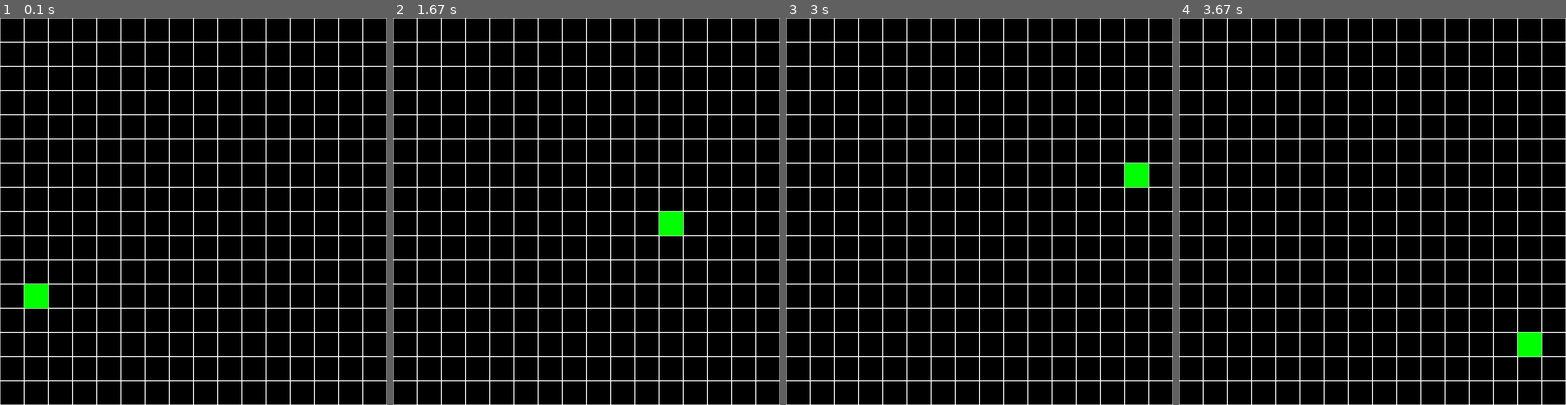
Above: before the commit, frames 1-4 (left to right).
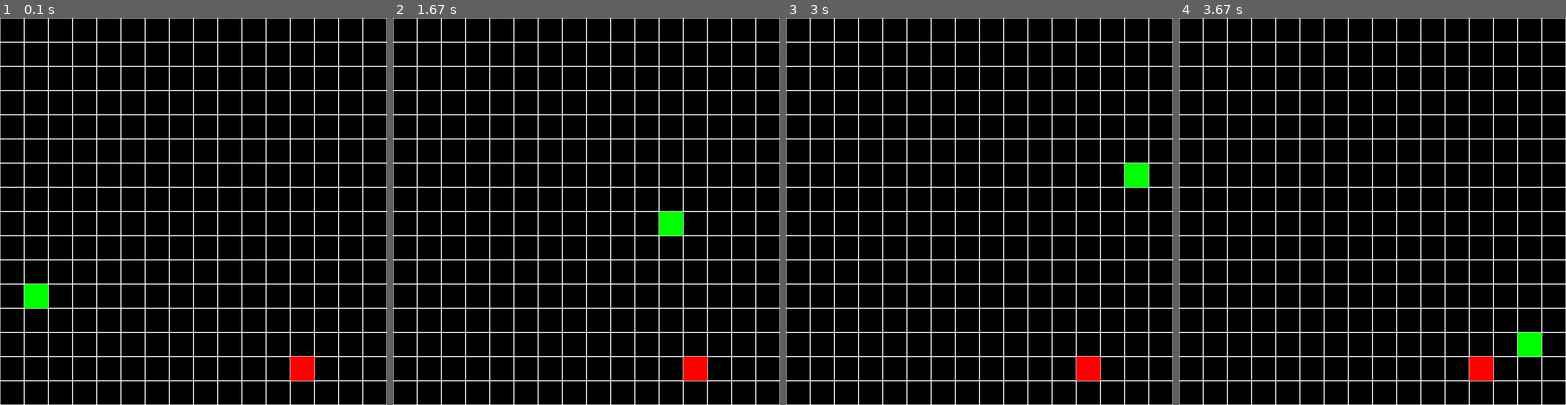
Above: after the commit, the same moments.

Repository: AlejandroFeriaGonzalez/snake-pygame
Game: pygame game, started from snake.py
Two runs of this game, one before a commit and one after it. Both use one fixed random seed, a clock stepped at 60 frames per second and the inputs below.
Inputs:
- Up to frame 1 (0.1 s): no input
- Up to frame 2 (1.67 s): hold Right 0.33-0.8 s; hold Up 0.83-1.13 s; hold Right 1.17-1.63 s
- Up to frame 3 (3 s): hold Up 1.67-2.2 s; hold Right 2.23-2.53 s; hold Down 2.57-2.97 s
- Up to frame 4 (3.67 s): no input

The runs differ from the first frame. In frame 1, 0.4% of the frame differs, in the area x 75-82%, y 87-94%; in frame 2, 0.4%; in frame 3, 0.4%; in frame 4, 0.4%.

Commit message:
juego base

Diff:
--- a/bloque.py
+++ b/bloque.py
@@ -1,5 +1,9 @@
 from collections import deque
+from random import randrange
 
+import pygame
+
+import manzana
 from constantes import *
 
 
@@ -15,7 +19,7 @@
         self.rect.topleft = mapa[(self.posicion[0], self.posicion[1])]
 
         self.cuerpo = deque([self])
-
+        self.cabeza = self.cuerpo[0]
         self.direccion = ""  # arriba, abajo, derecha, izquierda
 
     def update(self) -> None:
@@ -36,11 +40,21 @@
 
         self.cuerpo.appendleft(Bloque(*self.posicion))
 
-        if self.cuerpo[0].posicion == [2, 2]:
-            pass
+        if self.cabeza.posicion == manzana.manzana_posicion:
+            manzana.manzana_posicion = [randrange(*RANGE), randrange(*RANGE)]
+            manzana.manzana_rect.topleft = mapa[manzana.manzana_posicion[0], manzana.manzana_posicion[1]]
         else:
             self.cuerpo.pop()
+
+        #  detectar colision
+        posiciones_partes = []
 
         for parte in self.cuerpo:
             # pygame.draw.rect(screen, "green", parte.rect)  # forma 1
             screen.blit(parte.image, parte.rect)  # forma 2
+            posiciones_partes.append(parte.posicion)
+        # print(posiciones_partes)
+        if self.cabeza.posicion in posiciones_partes[1:]:
+            exit()
+        # dibuja manzana
+        screen.blit(manzana.manzana_surf, manzana.manzana_rect)
--- /dev/null
+++ b/manzana.py
@@ -0,0 +1,9 @@
+from random import randrange
+from constantes import *
+import pygame
+
+manzana_surf = pygame.Surface((50, 50))
+manzana_surf.fill("red")
+manzana_rect = manzana_surf.get_rect()
+manzana_posicion = [randrange(*RANGE), randrange(*RANGE)]
+manzana_rect.topleft = mapa[manzana_posicion[0], manzana_posicion[1]]
--- a/snake.py
+++ b/snake.py
@@ -1,25 +1,22 @@
 from random import randrange
 
-import pygame as pg
 import pygame.time
 
 from bloque import Bloque
 from constantes import *
 
+pygame.init()
 clock = pygame.time.Clock()
 culebra = Bloque(randrange(*RANGE), randrange(*RANGE))
-
-manzana = pg.sprite.GroupSingle()
 
 
 def main():
     desbloqueado = True
     while True:
-        print(culebra.cuerpo)
-        for event in pg.event.get():
-            if event.type == pg.QUIT:
+        for event in pygame.event.get():
+            if event.type == pygame.QUIT:
                 exit()
-            if event.type == pg.KEYDOWN:
+            if event.type == pygame.KEYDOWN:
                 if desbloqueado:
                     if event.key == pygame.K_UP and culebra.direccion != "abajo":
                         culebra.direccion = 'arriba'
@@ -34,12 +31,12 @@
         screen.fill('black')  # limpia pantalla
         for i in range(0, WINDOWS, TILE_SIZE):
             for j in range(0, WINDOWS, TILE_SIZE):
-                pg.draw.rect(screen, 'white', (i, j, TILE_SIZE, TILE_SIZE), 1)
+                pygame.draw.rect(screen, 'white', (i, j, TILE_SIZE, TILE_SIZE), 1)
 
         culebra.update()
         # culebra.update()  # draw incluido en uptade
         # culebra.draw(screen)
-        pg.display.flip()
+        pygame.display.flip()
 
         clock.tick(FPS)
         desbloqueado = True
